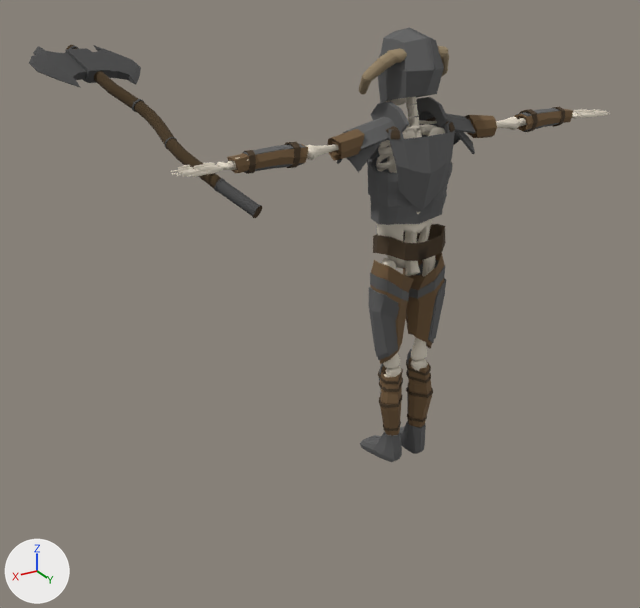
One commit to the FBX model SkeletonEnemy.fbx: the scene before it, then after it.
Camera for both pictures: a camera (50 mm lens) standing at (8.19, 10.77, 8.71) and looking at (1.51, -0.35, 3.15). The lights are fixed; the arrows at lower left show +X, +Y and +Z. Where no turn or scale is listed for an object, it has been applied to the vertices.

Names of what the first picture shows: 'Belt', 'Bracer Left', 'Chest Plate', 'Chest Plate Under2', 'Helmet', 'Leg Armor Left', 'Leg Armor Right', 'Low Poly Axe', 'Shin Armor Right', 'Skeleton', 'Spaulder Left', 'Spaulder Right'.
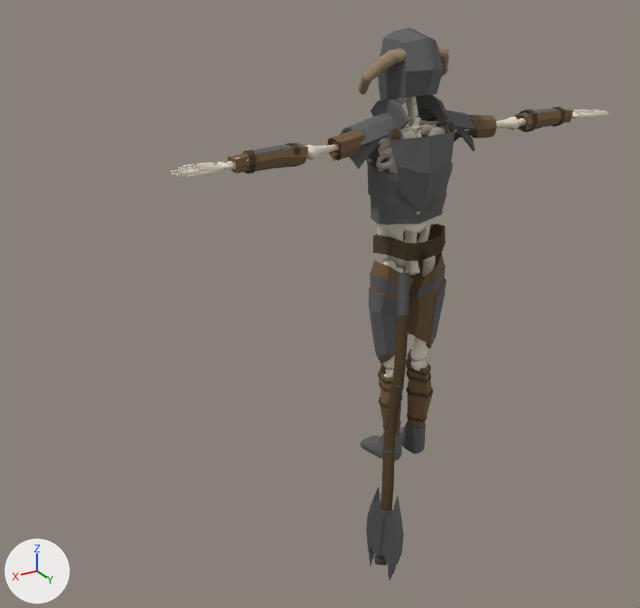
Location of each change, (x1, y1, x2, y2) in pixels of the pictures (640 x 608 px):
```json
{"object": "Low Poly Axe", "change": "moved, turned", "before": [29, 45, 262, 218], "after": [366, 273, 411, 581]}
{"object": "Spaulder Left", "change": "moved", "before": [337, 101, 410, 173], "after": [338, 98, 410, 169]}
{"object": "Spaulder Right", "change": "moved", "before": [412, 97, 476, 154], "after": [412, 95, 476, 151]}
```

Edits to the scene script, one JSON object a line:
```json
{"op": "set", "path": "ob_spaulder_left.location", "old": "(0.74, -0.11, 5.84)", "new": "(0.74, -0.11, 5.89)"}
{"op": "set", "path": "ob_low_poly_axe.location", "old": "(3.62, -0.07, 5.72)", "new": "(1.1, 1.29, 2.96)"}
{"op": "set", "path": "ob_low_poly_axe.rotation_euler", "old": "(-0.191, -1.151, 2.026)", "new": "(-2.666, -0.197, -0.393)", "note": "degrees (-11, -66, 116) -> degrees (-153, -11, -23)"}
{"op": "set", "path": "ob_spaulder_right.location", "old": "(-0.59, -0.11, 5.84)", "new": "(-0.59, -0.11, 5.89)"}
```
